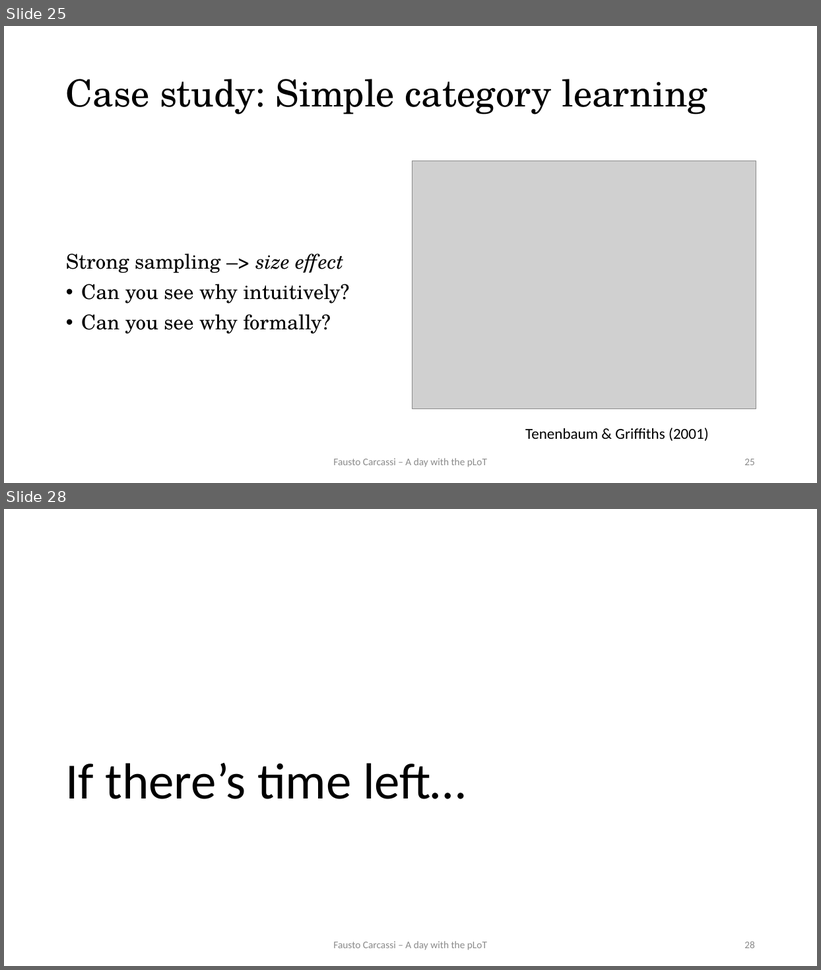
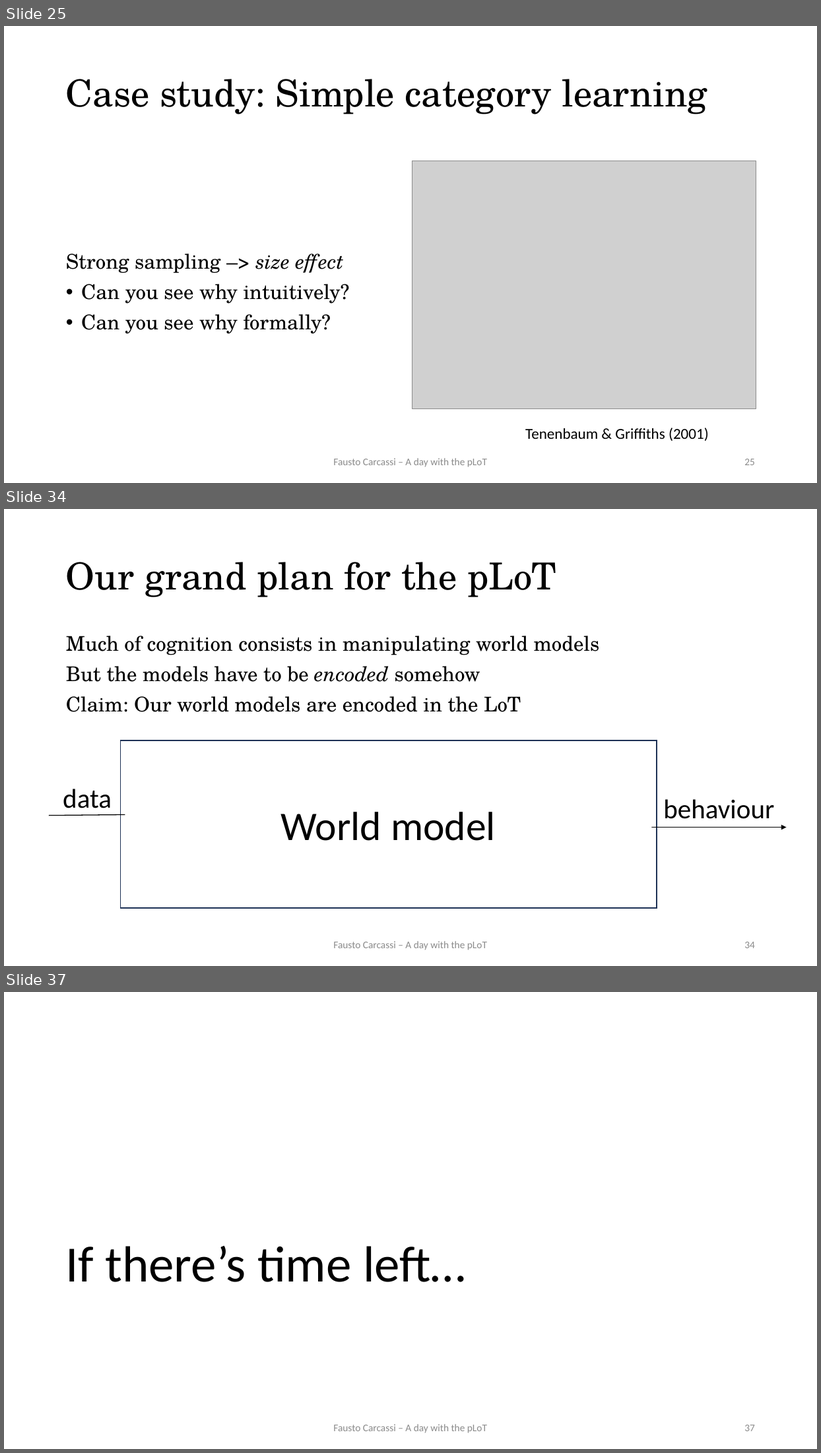
Before and after one commit to thelogicalgrammar/pLoT_workshop, a slide deck: book/lectures/2.pptx. Shown one above the other, each under a label of ours: slides 25 and 28 before the commit, slides 25, 34 and 37 after it; the slides between them are not shown. The pictures are 821x970 and 821x1453 pixels, drawn with LibreOffice and Linux fonts; fonts in the diff are those of the drawing; grey boxes stand for pictures. Boxes give left, top, right and bottom in pixels: in the first picture for what was removed or moved away, otherwise in the second. Text is boxed around its words. In the diff, an @@ line names an element or a change of style, - is before the commit and + after.

```diff
--- a/book/lectures/2.pptx
+++ b/book/lectures/2.pptx
@@ slide 34 added at (4, 509, 817, 966), background #FFFFFF @@
@@ title added at (66, 562, 556, 597), 44 pt, text #000000 @@
+Our grand plan for the pLoT
@@ text added at (66, 636, 600, 712), 24 pt, text #000000 @@
+Much of cognition consists in manipulating world models
+But the models have to be encoded somehow
+Claim: Our world models are encoded in the LoT
@@ rectangle added at (121, 741, 657, 908), outline #1E3256 1.5 pt @@
@@ rectangle added at (125, 745, 652, 905), fill #FFFFFF, 48 pt, text #000000 @@
+World model
@@ text added at (63, 789, 112, 815), 32 pt, text #000000 @@
+data
@@ text added at (663, 799, 774, 819), 32 pt, text #000000 @@
+behaviour
@@ arrow added from (49, 816) to (152, 815), #000000 1 pt @@
@@ arrow added from (647, 827) to (787, 827), #000000 1 pt @@
@@ text added at (333, 941, 487, 951), 12 pt, text #8C8C8C @@
+Fausto Carcassi – A day with the pLoT
@@ page number added at (745, 942, 755, 949), 12 pt, text #8C8C8C @@
+34
@@ what was slide 28 is now slide 37 @@
@@ page number at (745, 1425, 755, 1432): text changed @@
-28
+37
```
Also in this commit, not shown: 4 slides changed, 9 other slides added, 8 other files.
